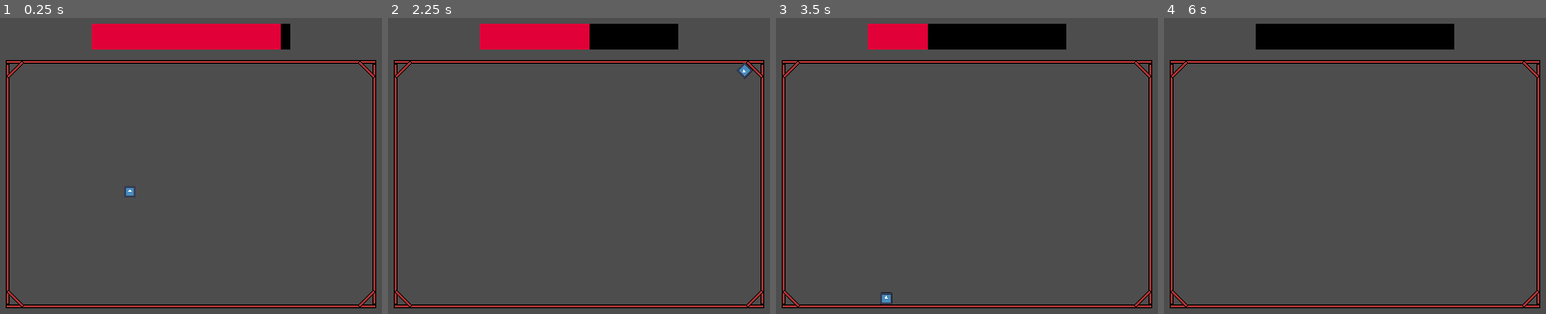
Above: before the commit, frames 1-4 (left to right).
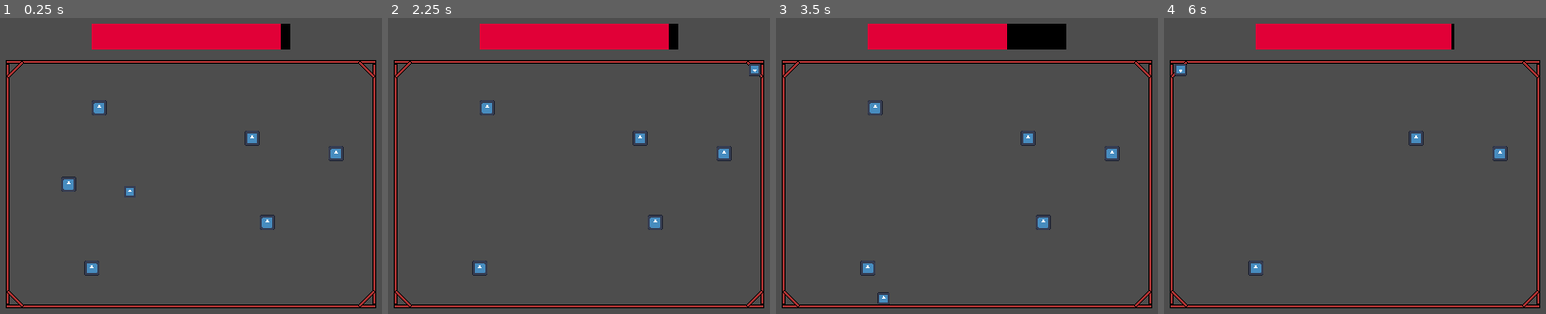
Above: after the commit, the same moments.

Repository: chiyudev1394/project-slice
Game: Godot game, scene res://play_ground/play_ground.tscn
The game is run twice, just before and just after one commit, with the same random seed, the same clock (stepped at 60 frames per second) and the same inputs. The engine's default icon, where the game draws it, is replaced by a stand-in: a white triangle on a blue panel in a dark square.
Inputs (mouse positions are in pixels of both pictures, inside the frame that each line leads up to):
- Up to frame 1 (0.25 s): no input
- Up to frame 2 (2.25 s): move the mouse to (712, 171) at 0.52 s; click (712, 171) at 0.6 s; move the mouse to (456, 204) at 1.27 s; click (456, 204) at 1.35 s; tap Enter at 2 s; move the mouse to (640, 112) at 2.02 s; click (640, 112) at 2.1 s
- Up to frame 3 (3.5 s): move the mouse to (936, 257) at 2.77 s; click (936, 257) at 2.85 s
- Up to frame 4 (6 s): move the mouse to (1538, 240) at 3.52 s; click (1538, 240) at 3.6 s; move the mouse to (1171, 136) at 4.27 s; click (1171, 136) at 4.35 s; move the mouse to (1385, 186) at 5.02 s; click (1385, 186) at 5.1 s; move the mouse to (1263, 100) at 5.77 s; click (1263, 100) at 5.85 s

The runs differ from the first frame. In frame 1, 0.7% of the frame differs, in the area x 16-90%, y 27-88%; in frame 2, 2.5%; in frame 3, 2.5%; in frame 4, 4.9%, in the area x 2-90%, y 1-88%.

Commit message:
Added pills for health recovering

Diff:
--- /dev/null
+++ b/pill/pill.tscn
@@ -0,0 +1,17 @@
+[gd_scene format=3 uid="uid://c6sc5gj3yd7fp"]
+
+[ext_resource type="Texture2D" uid="uid://jymkebho6tbu" path="res://icon.svg" id="1_byojs"]
+[ext_resource type="Script" uid="uid://ck3guokq8xkf1" path="res://pill/src/pill.gd" id="1_mpg28"]
+
+[sub_resource type="CircleShape2D" id="CircleShape2D_ugj00"]
+radius = 12.0
+
+[node name="Pill" type="Area2D" unique_id=999493875]
+script = ExtResource("1_mpg28")
+
+[node name="Sprite2D" type="Sprite2D" parent="." unique_id=1095576047]
+scale = Vector2(0.12499999, 0.12499999)
+texture = ExtResource("1_byojs")
+
+[node name="CollisionShape2D" type="CollisionShape2D" parent="." unique_id=1861246933]
+shape = SubResource("CircleShape2D_ugj00")
--- /dev/null
+++ b/pill/src/pill.gd
@@ -0,0 +1,18 @@
+extends Area2D
+
+@export var score_points : float = 0.0
+
+# Called when the node enters the scene tree for the first time.
+func _ready() -> void:
+	pass # Replace with function body.
+
+# Called every frame. 'delta' is the elapsed time since the previous frame.
+func _process(delta: float) -> void:
+	pass
+
+func sliced(slicer: Node2D, slice_pos : Vector2, slice_normal : Vector2) -> bool:
+	print("Pill is sliced at relative vector: ", slice_pos - global_position)
+	slicer.cur_life_time = min(slicer.cur_life_time + score_points, slicer.max_life_time)
+	print(slicer.cur_life_time)
+	self.call_deferred("queue_free")
+	return false
--- a/play_ground/play_ground.tscn
+++ b/play_ground/play_ground.tscn
@@ -3,6 +3,7 @@
 [ext_resource type="Script" uid="uid://dpqqk4n0301oy" path="res://play_ground/src/play_ground.gd" id="1_e1w2v"]
 [ext_resource type="PackedScene" uid="uid://bu5canu85t7e1" path="res://sticky_wall/sticky_wall.tscn" id="1_wrgtl"]
 [ext_resource type="PackedScene" uid="uid://c12xuskm361ry" path="res://player/player.tscn" id="2_hi6ds"]
+[ext_resource type="PackedScene" uid="uid://c6sc5gj3yd7fp" path="res://pill/pill.tscn" id="2_tr26a"]
 
 [sub_resource type="StyleBoxFlat" id="StyleBoxFlat_tr26a"]
 bg_color = Color(0, 0, 0, 1)
@@ -12,6 +13,32 @@
 
 [node name="PlayGround" type="Node2D" unique_id=1883486659]
 script = ExtResource("1_e1w2v")
+
+[node name="Pills" type="Node2D" parent="." unique_id=1910510820]
+
+[node name="Pill1" parent="Pills" unique_id=999493875 instance=ExtResource("2_tr26a")]
+position = Vector2(472, 144)
+score_points = 2.0
+
+[node name="Pill2" parent="Pills" unique_id=2067028601 instance=ExtResource("2_tr26a")]
+position = Vector2(224, 96)
+score_points = 2.0
+
+[node name="Pill3" parent="Pills" unique_id=542468517 instance=ExtResource("2_tr26a")]
+position = Vector2(192, 176)
+score_points = 2.0
+
+[node name="Pill4" parent="Pills" unique_id=312873460 instance=ExtResource("2_tr26a")]
+position = Vector2(384, 128)
+score_points = 2.0
+
+[node name="Pill5" parent="Pills" unique_id=531907553 instance=ExtResource("2_tr26a")]
+position = Vector2(216, 264)
+score_points = 2.0
+
+[node name="Pill6" parent="Pills" unique_id=1502670418 instance=ExtResource("2_tr26a")]
+position = Vector2(400, 216)
+score_points = 2.0
 
 [node name="Box" type="Node2D" parent="." unique_id=75352283]
 position = Vector2(320, 176)
--- a/player/src/player.gd
+++ b/player/src/player.gd
@@ -56,9 +56,9 @@
 	var first_wall : bool = true
 
 	for i in range(len(collide_objects)):
+		collide_objects[i].sliced(self, collide_positions[i], collide_normal[i])
+
 		if first_wall and collide_objects[i] is Wall:
-			print(collide_normal[i])
-			collide_objects[i].sliced(self, collide_positions[i], collide_normal[i])
 			first_wall = false
 		ray_cast.remove_exception(collide_objects[i])
 
--- a/sticky_wall/sticky_wall.tscn
+++ b/sticky_wall/sticky_wall.tscn
@@ -10,7 +10,6 @@
 script = ExtResource("1_xgfst")
 width_base = 4.0
 height_base = 4.0
-normal_vec = Vector2(0, 0)
 
 [node name="NinePatchRect" type="NinePatchRect" parent="." unique_id=1121764419]
 anchors_preset = -1
Not shown, added: pill/src/pill.gd.uid
